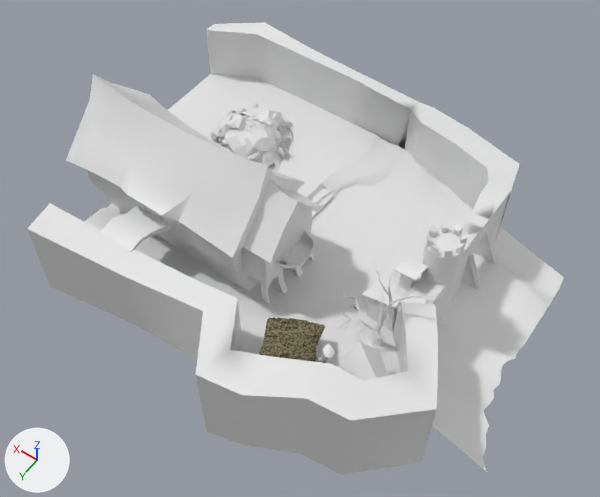
Two versions of the Blender file blender/rooms/courtyard.blend, one commit apart.
Both versions are drawn from a camera (50 mm lens) standing at (-34.9, 47.8, 69.3) and looking at (-5.0, 6.0, 3.7). Every picture has the same lights, and +X, +Y and +Z are marked at lower left. The picture after the commit comes second.

In view in the first picture: 'barracks', 'gatehouse', 'ground', 'servants quarters', 'shed', 'thatch roof', 'trash heap', 'tree', 'wall', 'watchtower' and 1 more.
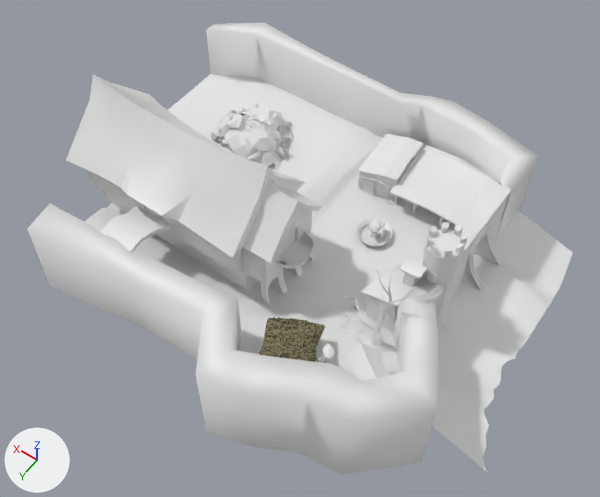
Not visible in the pictures: 'right stables'.

Location of each change, (x1, y1, x2, y2) in pixels of the pictures (600 x 497 px; the box of a moved part takes in the faces that stretch with it):
'wall', reshaped, shading changed: before (27, 22, 519, 475); after (27, 22, 539, 475)
'ground', reshaped: before (84, 74, 564, 472); after (84, 74, 573, 472)
'stable building', added: after (358, 134, 499, 228)
'barracks', moved: before (362, 257, 429, 332); after (360, 259, 429, 333)
'fountain', added: after (357, 217, 393, 247)
'stable drainage', added: after (387, 184, 456, 226)
'left stables', added (mostly hidden): after (405, 200, 422, 209)
part 1 of me_cube, moved or reshaped: before (291, 116, 517, 277); after (193, 85, 573, 277)
part 2 of me_cube_008, moved or reshaped: before (349, 72, 519, 229); after (349, 72, 539, 240)
part 3 of me_cube_008, shading changed: before (27, 22, 519, 463); after (27, 22, 539, 463)
part 4 of me_cube_013, reshaped: before (452, 193, 499, 298); after (452, 193, 506, 298)

The change in detail:
me_cube is used by ob_ground; location (7.52, -6.2, 0.66).
me_cube had 804 vertices, 742 faces, 1 loose edge and spanned x -38.5..14.0, y -8.5..28.0, z -3.0..1.1.
me_cube now has 913 vertices, 862 faces, 1 loose edge and spans x -38.5..14.7, y -13.1..28.0, z -3.2..1.1.
me_cube part 1: 120 vertices moved from x -25.9..-4.9, y -7.0..10.2, z -0.8..0.3 to x -25.9..-4.6, y -7.3..10.5, z -1.7..0.4; 60 vertices removed from x -25.5..-4.9, y -8.5..10.2, z -0.8..0.3; 169 vertices added at x -34.6..14.7, y -13.1..8.8, z -3.2..0.4.
me_cube_008 is used by ob_wall; location (7.52, -6.2, 0.66).
me_cube_008 had 152 vertices, 115 faces and spanned x -33.2..14.4, y -11.5..30.9, z -3.5..7.6.
me_cube_008 now has 152 vertices, 115 faces and spans x -33.2..14.4, y -13.5..30.9, z -3.9..7.6.
me_cube_008 part 2: 20 of 152 vertices moved; they spanned x -26.0..-10.2, y -11.3..-3.4, z -3.5..6.3 and now span x -27.1..-11.3, y -13.5..-4.3, z -3.9..6.1; mean shift (-1.0, -2.1, -0.3); largest move (-23.6, -5.2, -1.7) -> (-24.9, -8.6, -1.9).
me_cube_008 part 3: edges marked sharp go from 184 to 186.
me_cube_013 is used by ob_gatehouse; location (7.52, -6.2, 0.66).
me_cube_013 had 123 vertices, 118 faces and spanned x -28.96..-24.68, y -4.04..7.17, z -1.58..6.68.
me_cube_013 now has 195 vertices, 188 faces and spans x -29.85..-24.68, y -4.04..7.17, z -1.58..6.68.
me_cube_013 part 4: 11 vertices moved from x -28.96..-25.14, y -0.67..7.17, z -1.31..6.28 to x -29.85..-25.15, y -0.89..7.17, z -1.51..6.28; 72 vertices added at x -29.64..-24.73, y -3.64..7.04, z -1.15..4.99.
Mesh me_cube_019 is new.
It has 95 vertices, 69 faces and spans x -7.76..1.83, y -4.26..2.32, z -1.4..1.46.
Mesh me_cylinder_010 is new.
It has 796 vertices, 734 faces and spans x -2.12..1.13, y -0.79..5.06, z -0.14..1.51.
Mesh me_cube_002 is new.
It has 474 vertices, 428 faces and spans x -8.49..5.81, y -5.5..3.36, z -2.39..2.19.
Mesh me_cube_018 is new.
It has 796 vertices, 734 faces and spans x -0.91..4.72, y -1.29..1.07, z -0.91..0.62.
Mesh me_circle is new.
It has 559 vertices, 550 faces and spans x -1.94..1.89, y -2.52..1.28, z 0.01..2.23.
Object 'barracks' (ob_barracks) moves from (-14.19, 5.97, 1.05) to (-14.19, 5.97, 1.34).
Object 'stable drainage' (ob_stable_drainage) is new; it shows me_cube_019.
Its location is (-8.97, -9.62, 1.26).
Its rotation in degrees is (0.3, -0.6, 4.7).
Object 'right stables' (ob_right_stables) is new; it shows me_cylinder_010.
Its location is (-15.37, -9.54, -0.2).
Its rotation in degrees is (0.8, 0, -167).
Object 'stable building' (ob_stable_building) is new; it shows me_cube_002.
Its location is (-8.97, -9.62, 1.26).
Its rotation in degrees is (0.3, -0.6, 4.7).
Object 'left stables' (ob_left_stables) is new; it shows me_cube_018.
Its location is (-9.85, -9.28, 0.7).
Its rotation in degrees is (-0.2, -0.3, 271).
Object 'fountain' (ob_fountain) is new; it shows me_circle.
Its location is (-8.78, -1.81, -0.02).
